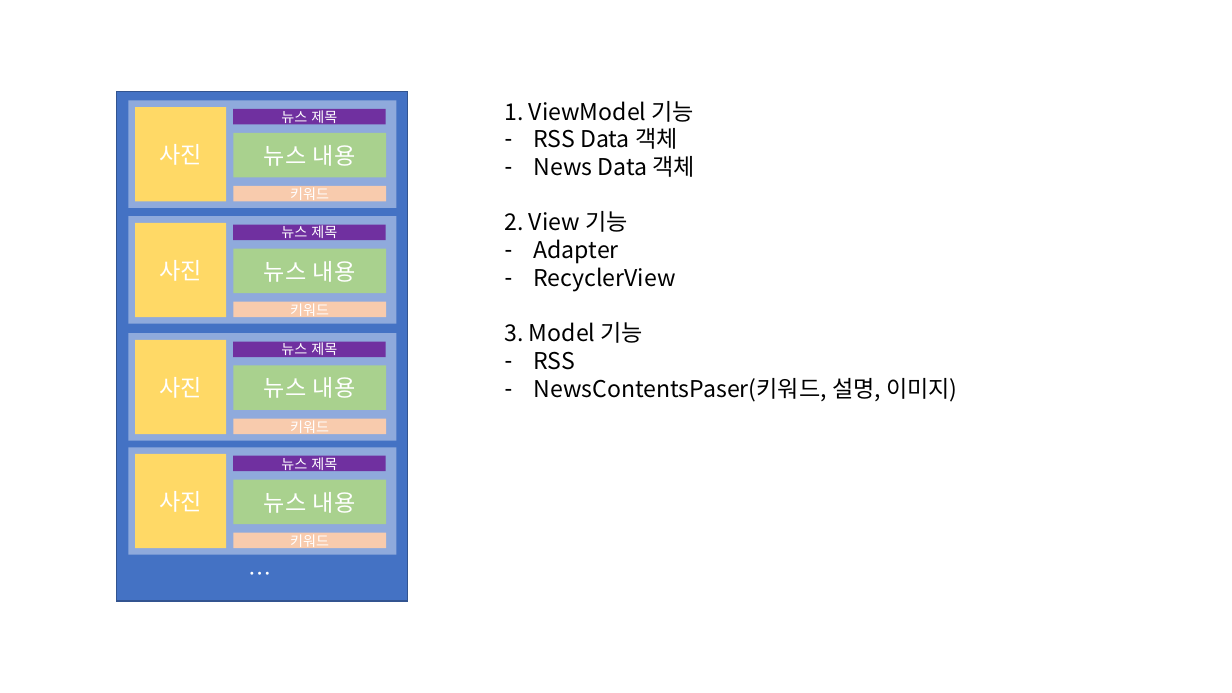
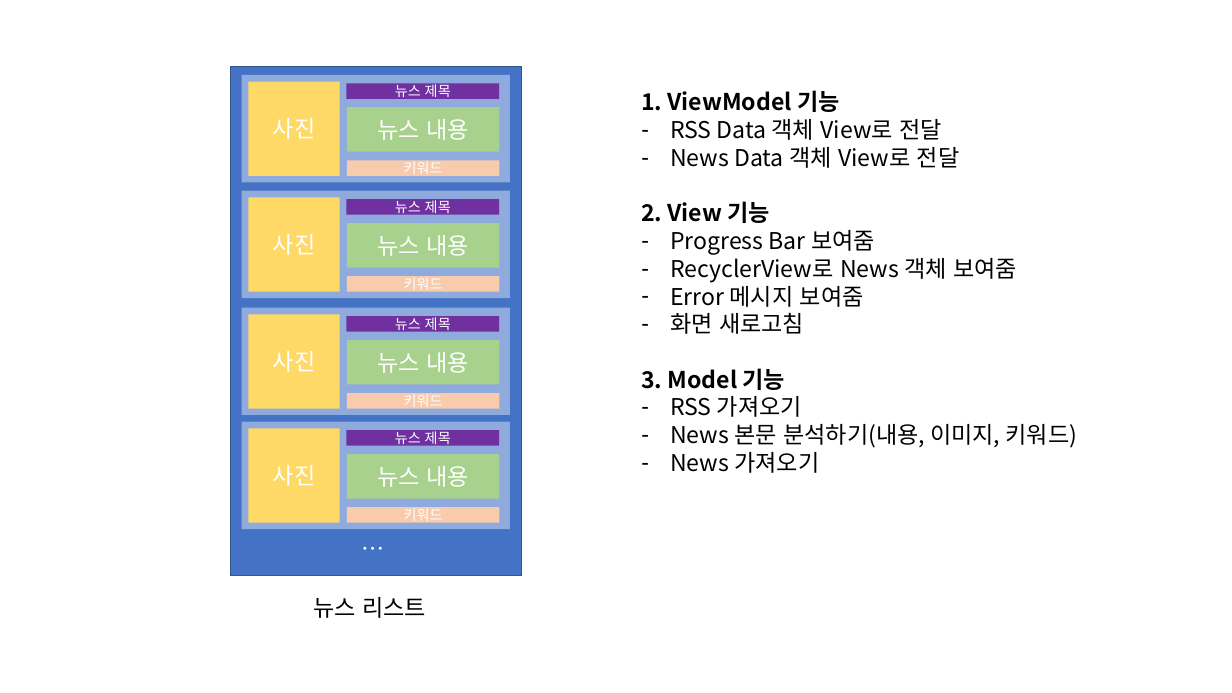
Before and after one commit to BaeWooRam/newsApp, a slide deck: slide 3 of 마이리틀트립.pptx. Drawn at 1232x693 pixels with LibreOffice and Linux fonts; fonts in the diff are those of the drawing. Boxes give left, top, right and bottom in pixels: in the first picture for what was removed or moved away, otherwise in the second. Text is boxed around its words. In the diff, an @@ line names an element or a change of style, - is before the commit and + after.

```diff
--- a/마이리틀트립.pptx
+++ b/마이리틀트립.pptx
@@ text "1. ViewModel 기능" moved from (x1=505, y1=101, x2=958, y2=402) to (x1=641, y1=90, x2=1078, y2=473) @@
@@ text at (x1=641, y1=90, x2=840, y2=390): bold on in "1. ViewModel 기능", "2. View 기능", "3. Model 기능" @@
@@ text at (x1=670, y1=119, x2=960, y2=168): text changed @@
-– RSS Data 객체
-– News Data 객체
+– RSS Data 객체 View로 전달
+– News Data 객체 View로 전달
@@ 21 rectangles, 1 text moved together from (x1=116, y1=91, x2=408, y2=601) to (x1=230, y1=67, x2=521, y2=576) @@
@@ text at (x1=670, y1=230, x2=1017, y2=334): text changed @@
-– Adapter
-– RecyclerView
+– Progress Bar 보여줌
+– RecyclerView로 News 객체 보여줌
+– Error 메시지 보여줌
+– 화면 새로고침
@@ text at (x1=670, y1=396, x2=1078, y2=473): text changed @@
-– RSS
-– NewsContentsPaser(키워드, 설명, 이미지)
+– RSS 가져오기
+– News 본문 분석하기(내용, 이미지, 키워드)
+– News 가져오기
@@ text added at (x1=313, y1=597, x2=426, y2=618), 18 pt, text #000000 @@
+뉴스 리스트
```
